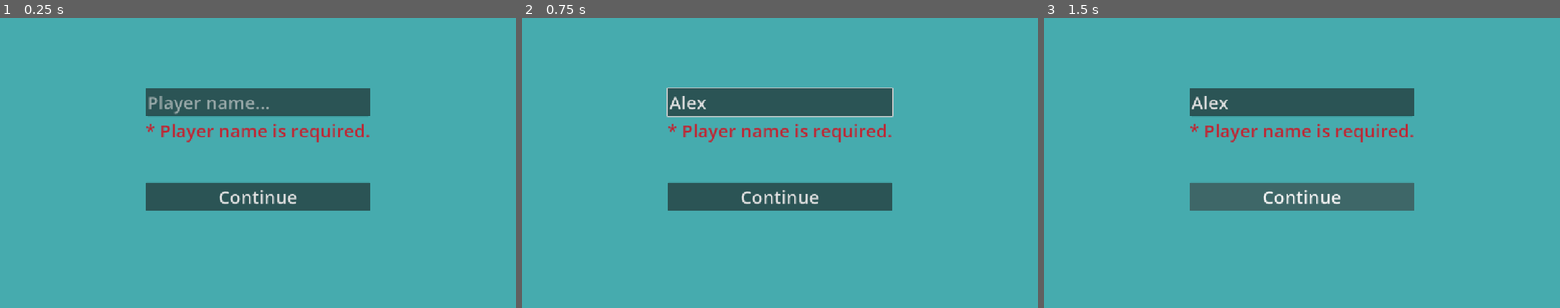
Above: before the commit, frames 1-3 (left to right).
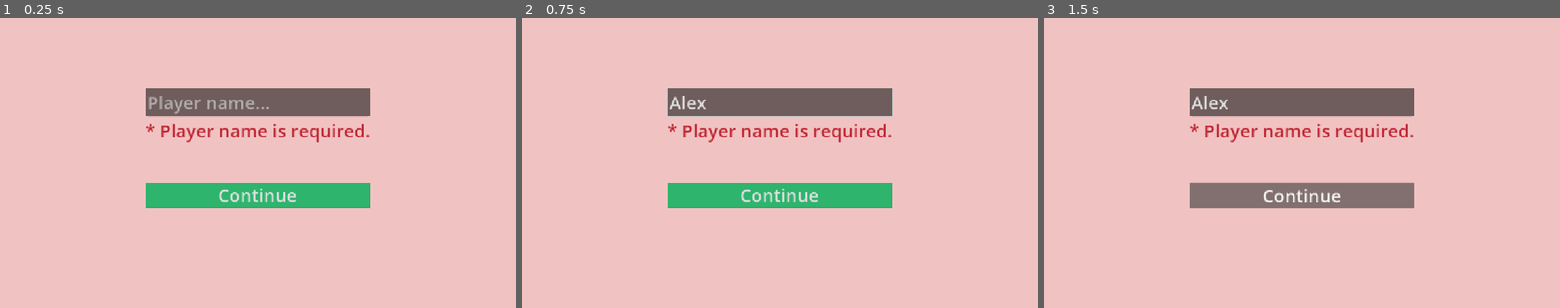
Above: after the commit, the same moments.

Repository: vlado-github/BoredGames
Game: Godot game, scene res://Scenes/player_name.tscn
Two runs of this game, one before a commit and one after it. Both use one fixed random seed, a clock stepped at 60 frames per second and the inputs below.
Inputs (mouse positions are in pixels of both pictures, inside the frame that each line leads up to):
- Up to frame 1 (0.25 s): no input
- Up to frame 2 (0.75 s): click (780, 102) at 0.52 s; type "Alex" at 0.6 s
- Up to frame 3 (1.5 s): click "Continue" at 1.25 s

The runs differ from the first frame. In frame 1, 100% of the frame differs, in the area x 0-100%, y 0-100%; in frame 2, 99%; in frame 3, 99%.

Commit message:
colors adjusted

Diff:
--- a/BoredGames.Client/BoredGames.Titles/TicTacToe/Scenes/cell.tscn
+++ b/BoredGames.Client/BoredGames.Titles/TicTacToe/Scenes/cell.tscn
@@ -1,4 +1,7 @@
 [gd_scene format=3 uid="uid://balioefq1bd7e"]
+
+[sub_resource type="StyleBoxFlat" id="StyleBoxFlat_da881"]
+bg_color = Color(0.78431374, 0.44313726, 0.84705883, 1)
 
 [sub_resource type="StyleBoxFlat" id="StyleBoxFlat_wp51n"]
 bg_color = Color(0.32156864, 0.64705884, 0.7764706, 1)
@@ -17,7 +20,8 @@
 mouse_filter = 1
 mouse_default_cursor_shape = 2
 theme_override_colors/font_color = Color(0.30219284, 0.42170843, 0.8722654, 1)
-theme_override_font_sizes/font_size = 40
+theme_override_font_sizes/font_size = 60
+theme_override_styles/normal = SubResource("StyleBoxFlat_da881")
 text = "X"
 metadata/_edit_use_anchors_ = true
 
--- a/BoredGames.Client/BoredGames.Titles/TicTacToe/Scenes/custom_game.tscn
+++ b/BoredGames.Client/BoredGames.Titles/TicTacToe/Scenes/custom_game.tscn
@@ -1,7 +1,21 @@
 [gd_scene format=3 uid="uid://blj2j3v8u5umd"]
 
 [sub_resource type="StyleBoxFlat" id="StyleBoxFlat_6kiqs"]
-bg_color = Color(0.27450982, 0.67058825, 0.68235296, 1)
+bg_color = Color(0.9411765, 0.7647059, 0.7607843, 1)
+
+[sub_resource type="StyleBoxFlat" id="StyleBoxFlat_u4nh2"]
+bg_color = Color(0.78262526, 0.44394153, 0.8485973, 1)
+border_width_right = 2
+border_width_bottom = 2
+border_color = Color(0.6248579, 0.26018, 0.6910007, 1)
+border_blend = true
+
+[sub_resource type="StyleBoxFlat" id="StyleBoxFlat_1edjs"]
+bg_color = Color(0.17891428, 0.7074145, 0.42834306, 1)
+border_width_right = 2
+border_width_bottom = 2
+border_color = Color(0.12712443, 0.5027999, 0.30113995, 1)
+border_blend = true
 
 [node name="CustomGame" type="Control" unique_id=1017346043]
 layout_mode = 3
@@ -65,6 +79,7 @@
 layout_mode = 2
 size_flags_horizontal = 3
 theme_override_font_sizes/font_size = 40
+theme_override_styles/normal = SubResource("StyleBoxFlat_u4nh2")
 text = "Back"
 
 [node name="PlayButton" type="Button" parent="Stack/GridContainer" unique_id=1970951398]
@@ -72,4 +87,5 @@
 layout_mode = 2
 size_flags_horizontal = 3
 theme_override_font_sizes/font_size = 40
+theme_override_styles/normal = SubResource("StyleBoxFlat_1edjs")
 text = "Play"
--- a/BoredGames.Client/BoredGames.Titles/TicTacToe/Scenes/menu.tscn
+++ b/BoredGames.Client/BoredGames.Titles/TicTacToe/Scenes/menu.tscn
@@ -1,7 +1,21 @@
 [gd_scene format=3 uid="uid://b6ae1lljjvc4h"]
 
 [sub_resource type="StyleBoxFlat" id="StyleBoxFlat_u4yt8"]
-bg_color = Color(0.27378932, 0.6690744, 0.68388146, 1)
+bg_color = Color(0.9411765, 0.7647059, 0.7607843, 1)
+
+[sub_resource type="StyleBoxFlat" id="StyleBoxFlat_1rerr"]
+bg_color = Color(0.18039216, 0.7058824, 0.42745098, 1)
+border_width_right = 2
+border_width_bottom = 2
+border_color = Color(0.13436142, 0.52749276, 0.31668702, 1)
+border_blend = true
+
+[sub_resource type="StyleBoxFlat" id="StyleBoxFlat_xhh6f"]
+bg_color = Color(0.46998817, 0.66862124, 0.29215172, 1)
+border_width_right = 2
+border_width_bottom = 2
+border_color = Color(0.36445862, 0.52370334, 0.21681547, 1)
+border_blend = true
 
 [node name="Menu" type="Control" unique_id=1259712889]
 layout_mode = 3
@@ -40,11 +54,13 @@
 layout_mode = 2
 theme_override_colors/font_color = Color(0.875, 0.875, 0.875, 1)
 theme_override_font_sizes/font_size = 40
+theme_override_styles/normal = SubResource("StyleBoxFlat_1rerr")
 text = "Quick Play"
 
 [node name="CustomGame" type="Button" parent="Stack" unique_id=1123084251]
 layout_mode = 2
 theme_override_colors/font_color = Color(0.875, 0.875, 0.875, 1)
 theme_override_font_sizes/font_size = 40
+theme_override_styles/normal = SubResource("StyleBoxFlat_xhh6f")
 text = "Custom Game
 "
--- a/BoredGames.Client/BoredGames.Titles/TicTacToe/Scenes/player.tscn
+++ b/BoredGames.Client/BoredGames.Titles/TicTacToe/Scenes/player.tscn
@@ -3,7 +3,7 @@
 [ext_resource type="Texture2D" uid="uid://cauu3yirsrg0c" path="res://art/player.png" id="1_4flbx"]
 
 [sub_resource type="StyleBoxFlat" id="StyleBoxFlat_onrkg"]
-bg_color = Color(0.3481501, 0.6831018, 0.46467793, 1)
+bg_color = Color(0.18039216, 0.7058824, 0.42745098, 1)
 
 [node name="Player" type="Panel" unique_id=2037425]
 custom_minimum_size = Vector2(200, 200)
--- a/BoredGames.Client/BoredGames.Titles/TicTacToe/Scenes/player_name.tscn
+++ b/BoredGames.Client/BoredGames.Titles/TicTacToe/Scenes/player_name.tscn
@@ -3,7 +3,14 @@
 [ext_resource type="PackedScene" uid="uid://cs2rtyj6fmuji" path="res://Scenes/player_name_input.tscn" id="1_dqt5q"]
 
 [sub_resource type="StyleBoxFlat" id="StyleBoxFlat_iox2c"]
-bg_color = Color(0.27450982, 0.67058825, 0.68235296, 1)
+bg_color = Color(0.9411765, 0.7647059, 0.7607843, 1)
+
+[sub_resource type="StyleBoxFlat" id="StyleBoxFlat_dqt5q"]
+bg_color = Color(0.18039216, 0.7058824, 0.42745098, 1)
+border_width_right = 2
+border_width_bottom = 2
+border_color = Color(0.12366711, 0.48705834, 0.29158273, 1)
+border_blend = true
 
 [node name="PlayerName" type="Control" unique_id=2023930115]
 layout_mode = 3
@@ -39,7 +46,8 @@
 [node name="PlayerNameInputControl" parent="Stack" unique_id=1007643415 instance=ExtResource("1_dqt5q")]
 layout_mode = 2
 
-[node name="Button" type="Button" parent="Stack" unique_id=704750375]
+[node name="ContinueButton" type="Button" parent="Stack" unique_id=704750375]
 layout_mode = 2
 theme_override_font_sizes/font_size = 40
+theme_override_styles/normal = SubResource("StyleBoxFlat_dqt5q")
 text = "Continue"
--- a/BoredGames.Client/BoredGames.Titles/TicTacToe/Scenes/score.tscn
+++ b/BoredGames.Client/BoredGames.Titles/TicTacToe/Scenes/score.tscn
@@ -1,7 +1,7 @@
 [gd_scene format=3 uid="uid://bubc2mmg5etvg"]
 
 [sub_resource type="StyleBoxFlat" id="StyleBoxFlat_8c1jp"]
-bg_color = Color(0.50980395, 0.5568628, 0.9607843, 0.38431373)
+bg_color = Color(0.78431374, 0.44313726, 0.84705883, 1)
 
 [node name="Score" type="Label" unique_id=306327799]
 offset_right = 200.0
@@ -9,16 +9,7 @@
 accessibility_name = "score"
 accessibility_description = "score display between 2 players and current round"
 theme_override_font_sizes/font_size = 40
+theme_override_styles/normal = SubResource("StyleBoxFlat_8c1jp")
 text = "Player 0:0 Player
 round: 0"
 horizontal_alignment = 1
-
-[node name="Background" type="Panel" parent="." unique_id=2098855519]
-layout_mode = 1
-anchors_preset = 15
-anchor_right = 1.0
-anchor_bottom = 1.0
-grow_horizontal = 2
-grow_vertical = 2
-theme_override_styles/panel = SubResource("StyleBoxFlat_8c1jp")
-metadata/_edit_use_anchors_ = true
